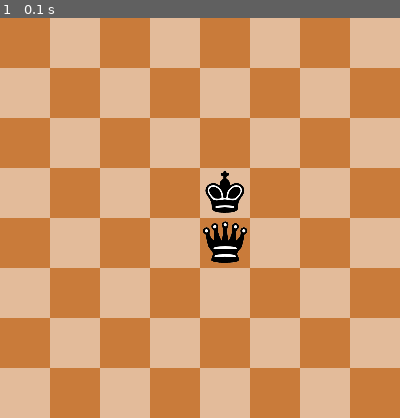
Above: before the commit, frame 1.
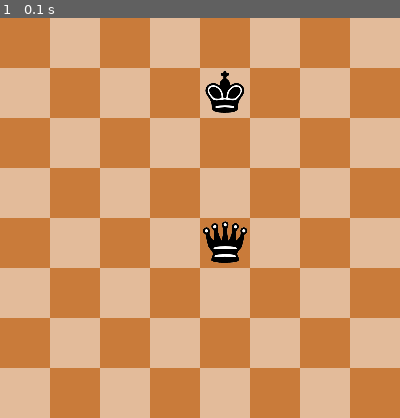
Above: after the commit, the same moment.

Repository: agmui/random_stuff
Game: pygame game, started from chess4D/chess4D.py
The game is run twice, just before and just after one commit, with the same random seed, the same clock (stepped at 60 frames per second) and the same inputs.
Inputs:
- Up to frame 1 (0.1 s): no input

The runs differ from the first frame. In frame 1, 1.3% of the frame differs, in the area x 51-61%, y 13-49%.

Commit message:
edited chess4D

Diff:
--- a/Del.py
+++ b/Del.py
@@ -1,3 +1,3 @@
-import random
-
-print(random.randint(1,10))
+l = [3,2,1,'hi']
+for i in l:
+    print(i)
--- a/chess4D/chess4d_code.py
+++ b/chess4D/chess4d_code.py
@@ -1,15 +1,20 @@
 import pygame as py
 import time
-from pygame.locals import *
+
+# from pygame.locals import *
 
 py.init()
 clock = py.time.Clock()  # FPS stuff
 size = 50
 GD = py.display.set_mode((size * 8, size * 8))
 crashed = False
+select = 0
 
-Bking_pic = py.image.load(r'C:\Users\antho\Documents\GitHub\random_stuff\chess4D\assets\King.png')
-Bqueen_pic = py.image.load(r'C:\Users\antho\Documents\GitHub\random_stuff\chess4D\assets\Queen.png')
+# Bking_pic = py.image.load(r'C:\Users\antho\Documents\GitHub\random_stuff\chess4D\assets\King.png')
+# Bqueen_pic = py.image.load(r'C:\Users\antho\Documents\GitHub\random_stuff\chess4D\assets\Queen.png')
+
+Bking_pic = py.image.load('/Users/Anthony/PycharmProjects/random_stuff/chess4D/assets/King.png')  # .convert_alpha()
+Bqueen_pic = py.image.load('/Users/Anthony/PycharmProjects/random_stuff/chess4D/assets/Queen.png')  # .convert_alpha()
 
 
 class piece:
@@ -19,7 +24,7 @@
         self.img = img
         self.size = self.img.get_size()
 
-    def draw1(self):
+    def draw(self):
         if self.type == 'p':
             pass
         elif self.type == 'k':
@@ -29,7 +34,8 @@
         elif self.type == 'r':
             pass
         elif self.type == 'q':
-            pass
+            queen_pic = py.transform.scale(self.img, (50, 50))
+            GD.blit(queen_pic, self.pos)
         elif self.type == 'King':
             king_pic = py.transform.scale(self.img, (50, 50))
             GD.blit(king_pic, self.pos)
@@ -52,8 +58,22 @@
             if dir == 'U':
                 self.pos = (self.pos[0], self.pos[1] - 50)
 
-    def get_pos(self):
-        return self.pos
+    def move_check(self):
+        if self.type == 'Wp':
+            pass
+        if self.type == 'Bp':
+            pass
+        elif self.type == 'k':
+            pass
+        elif self.type == 'b':
+            pass
+        elif self.type == 'r':
+            pass
+        elif self.type == 'q':
+            pass
+        elif self.type == 'King':
+            return 1, 1
+
 
 def init_board():
     for i in range(8):
@@ -63,34 +83,50 @@
             else:
                 c = (227, 187, 154)
             py.draw.rect(GD, c, (j * size, i * size, size, size))
-    # set up chess pieces
-    Bking = piece((size * 4, size * 4), 'King', Bking_pic)  # fine tune
-    Bqueen = piece((size * 4, size * 4), 'King', Bqueen_pic)
-    return Bking, Bqueen
+
+
+# set up chess pieces
+Bking = piece((size * 4, size), 'King', Bking_pic)  # fine tune
+Bqueen = piece((size * 4, size * 4), 'q', Bqueen_pic)
+
+# list of all pieces
+p = [Bking, Bqueen]
+
 
 def main():
-    global py, crashed, size
+    global py, crashed, size, select
     while not crashed:  # makes window not buggy
         for event in py.event.get():
             if event.type == py.QUIT:
                 crashed = True
-            """elif event.type == MOUSEBUTTONDOWN:
+            elif event.type == py.MOUSEBUTTONDOWN:
                 mx, my = py.mouse.get_pos()
-                px, py = Bking.get_pos()
-                if mx >= px and my >= px and mx <= px + 50 and my <= px + 50:
-                    print('on')
-                else:
-                    print('off')"""
+                for piece_ in p:
+                    x, y = piece_.pos
+                    if mx >= x and my >= y and mx <= x + 50 and my <= y + 50:
+                        print('on', piece_.type)
+                        select = piece_
+                    else:
+                        print('off', piece_.type)
+                        if select != 0 and (dir, amount := select.move_check()) :  # check if possible pos
+                            print(dir, amount)
+                        else:
+                            select = 0
+                        """check which is faster
+                    if py.Rect(piece_.pos, (piece_.img.get_width(), piece_.img.get_height())).collidepoint(py.mouse.get_pos()):
+                        print('on', piece_.type)
+                    else:
+                        print('off', piece_.type)"""
+        init_board()
 
-        Bking, Bqueen = init_board()
+        # Bking.move("U")
+        Bking.draw()
 
-        Bking.move("U")
-        Bking.draw1()
-
-        Bqueen.draw1()
+        Bqueen.draw()
 
         py.display.update()
         clock.tick(60)
     py.quit()
 
+
 main()
